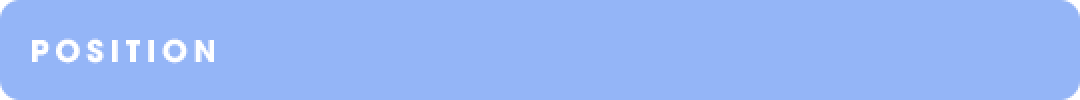
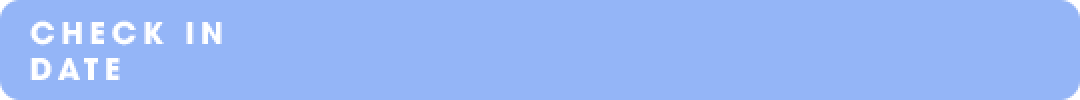
Layered file, before and after one edit (1080x100). Changes by layer:
renamed "POSITION" to "CHECK IN DATE", painted on it over [30, 20, 222, 80]
